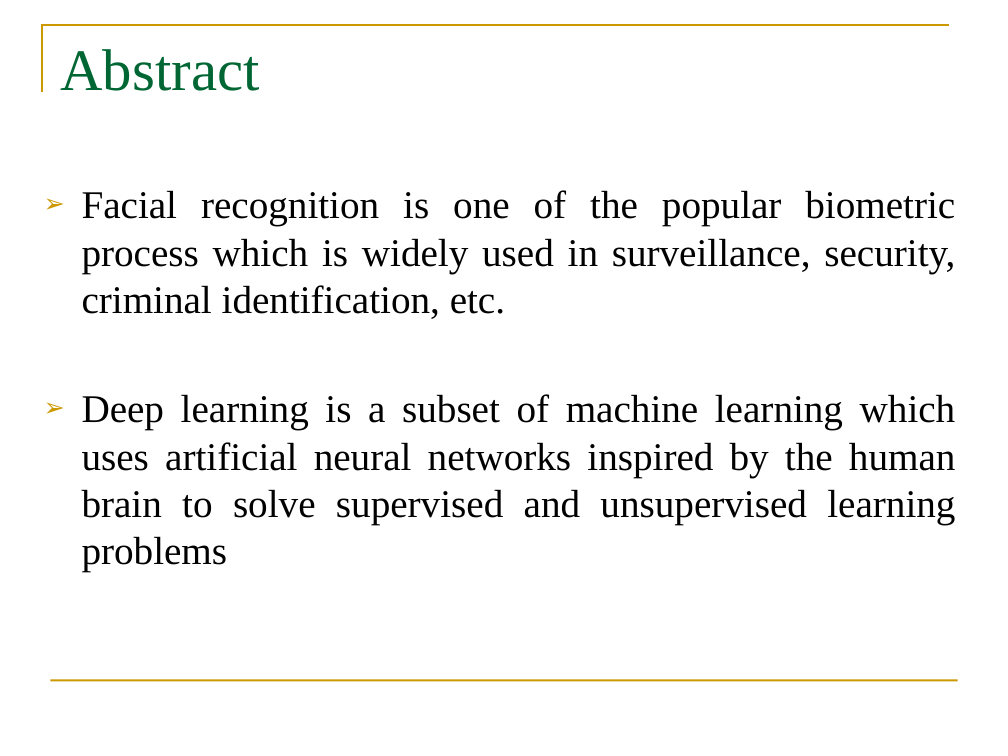
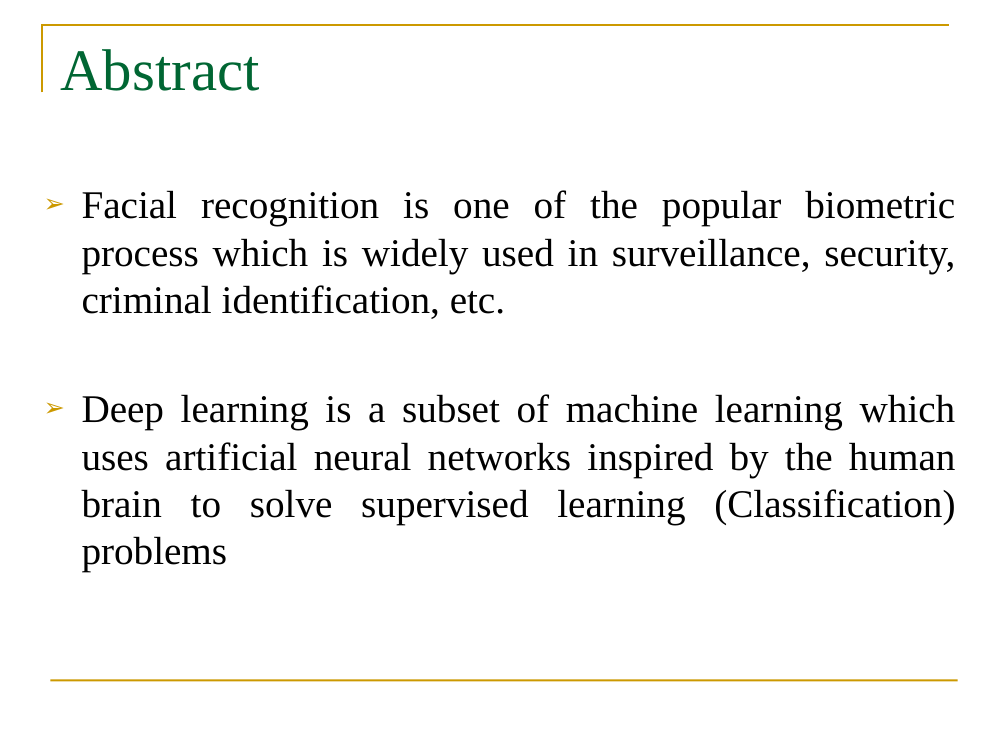
Before and after one commit to syamkakarla98/Face_Recognition_Using_Convolutional_Neural_Networks, a slide deck: slide 2 of Review-2/Review-2.pptx. Drawn at 1008x756 pixels with LibreOffice and Linux fonts; fonts in the diff are those of the drawing; background and template pictures are left out. Boxes give left, top, right and bottom in pixels: in the first picture for what was removed or moved away, otherwise in the second. Text is boxed around its words. In the diff, an @@ line names an element or a change of style, - is before the commit and + after.

```diff
--- a/Review-2/Review-2.pptx
+++ b/Review-2/Review-2.pptx
@@ text at [82, 394, 956, 571]: text changed @@
-➢ Deep learning is a subset of machine learning which uses artificial neural networks inspired by the human brain to solve supervised and unsupervised learning problems
+➢ Deep learning is a subset of machine learning which uses artificial neural networks inspired by the human brain to solve supervised learning (Classification) problems
```
Also in this commit, not shown: 7 other slides changed, 3 slides added.
